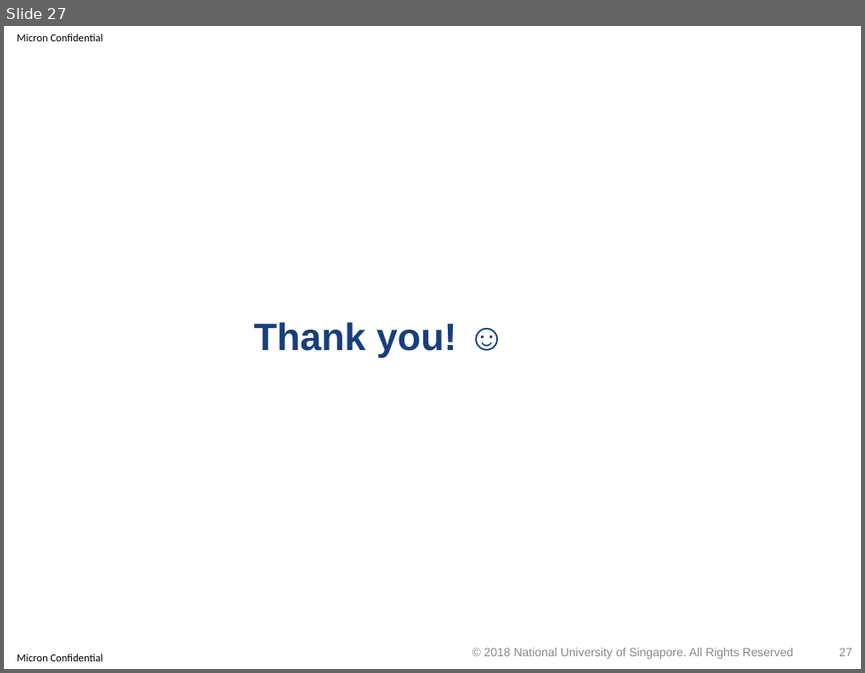
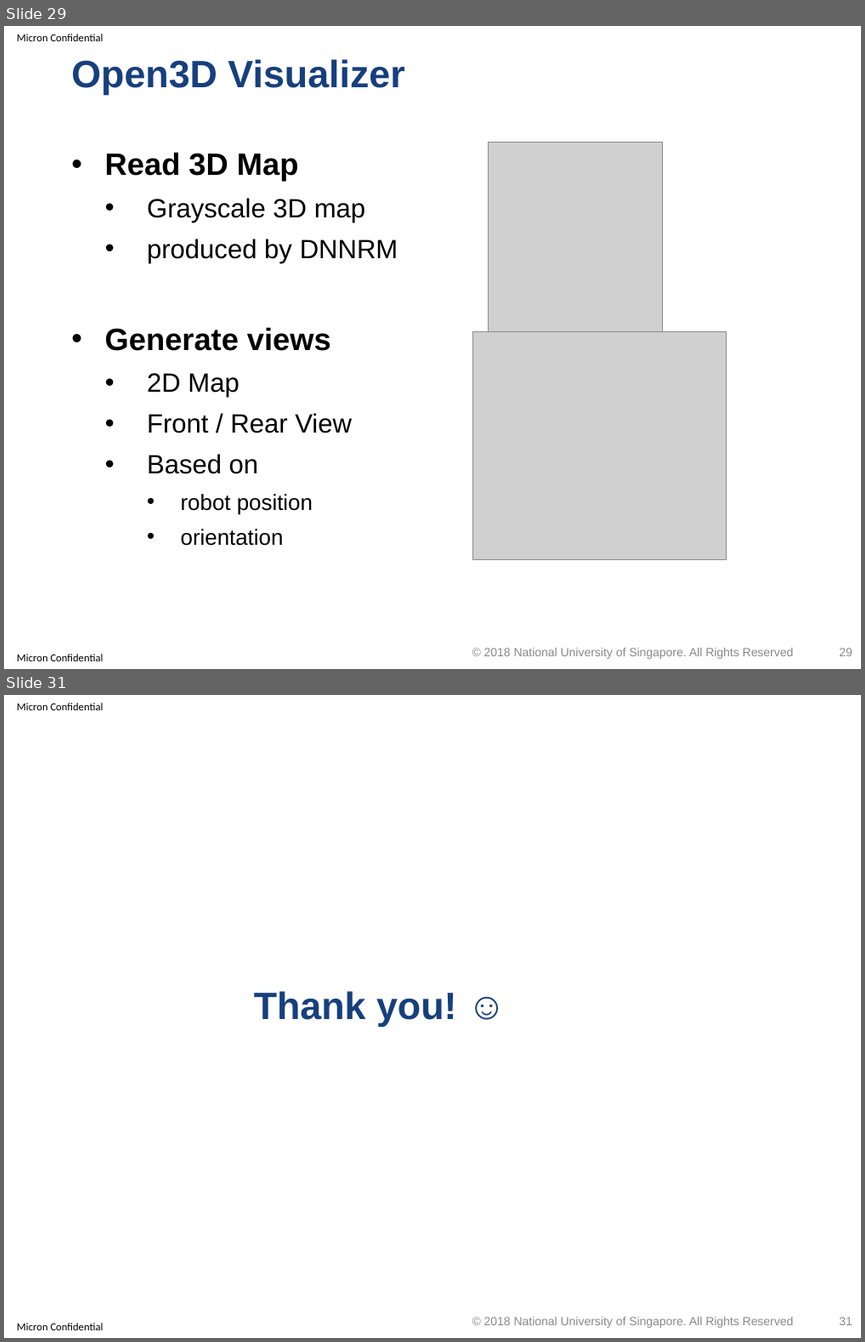
Before and after one commit to optimusium/3dscan, a slide deck: PracticeModule_Presentation.pptx. Shown one above the other, each under a label of ours: slide 27 before the commit, slides 29 and 31 after it; the slides between them are not shown. The pictures are 865x673 and 865x1342 pixels, drawn with LibreOffice and Linux fonts; fonts in the diff are those of the drawing; grey boxes stand for pictures; background and template pictures are left out. Boxes give left, top, right and bottom in pixels: in the first picture for what was removed or moved away, otherwise in the second. Text is boxed around its words. In the diff, an @@ line names an element or a change of style, - is before the commit and + after.

```diff
--- a/PracticeModule_Presentation.pptx
+++ b/PracticeModule_Presentation.pptx
@@ slide 29 added at box(4, 26, 861, 669), background #FFFFFF; not listed: 2 template elements that a slide beside it also shows @@
@@ title added at box(71, 59, 404, 95), 32 pt, text #173F7E, bold @@
+Open3D Visualizer
@@ text added at box(105, 152, 398, 545), 22.2 pt, text #000000 @@
+• Read 3D Map
+  • Grayscale 3D map
+  • produced by DNNRM
+• Generate views
+  • 2D Map
+  • Front / Rear View
+  • Based on
+    • robot position
+    • orientation
@@ picture added at box(488, 142, 663, 350) @@
@@ picture added at box(472, 332, 726, 559) @@
@@ text added at box(484, 647, 794, 658), 10 pt, text #898989 @@
+© 2018 National University of Singapore. All Rights Reserved
@@ page number added at box(839, 647, 852, 656), 10 pt, text #8C8C8C @@
+29
@@ what was slide 27 is now slide 31 @@
@@ page number at box(839, 1316, 852, 1325): text changed @@
-27
+31
```
Also in this commit, not shown: 3 other slides added, 1 other file.
